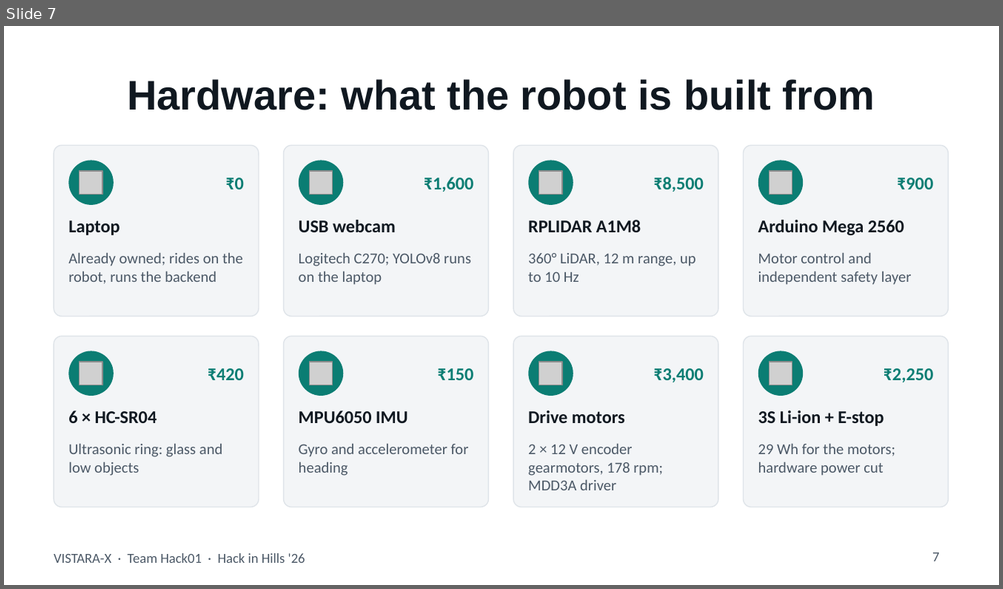
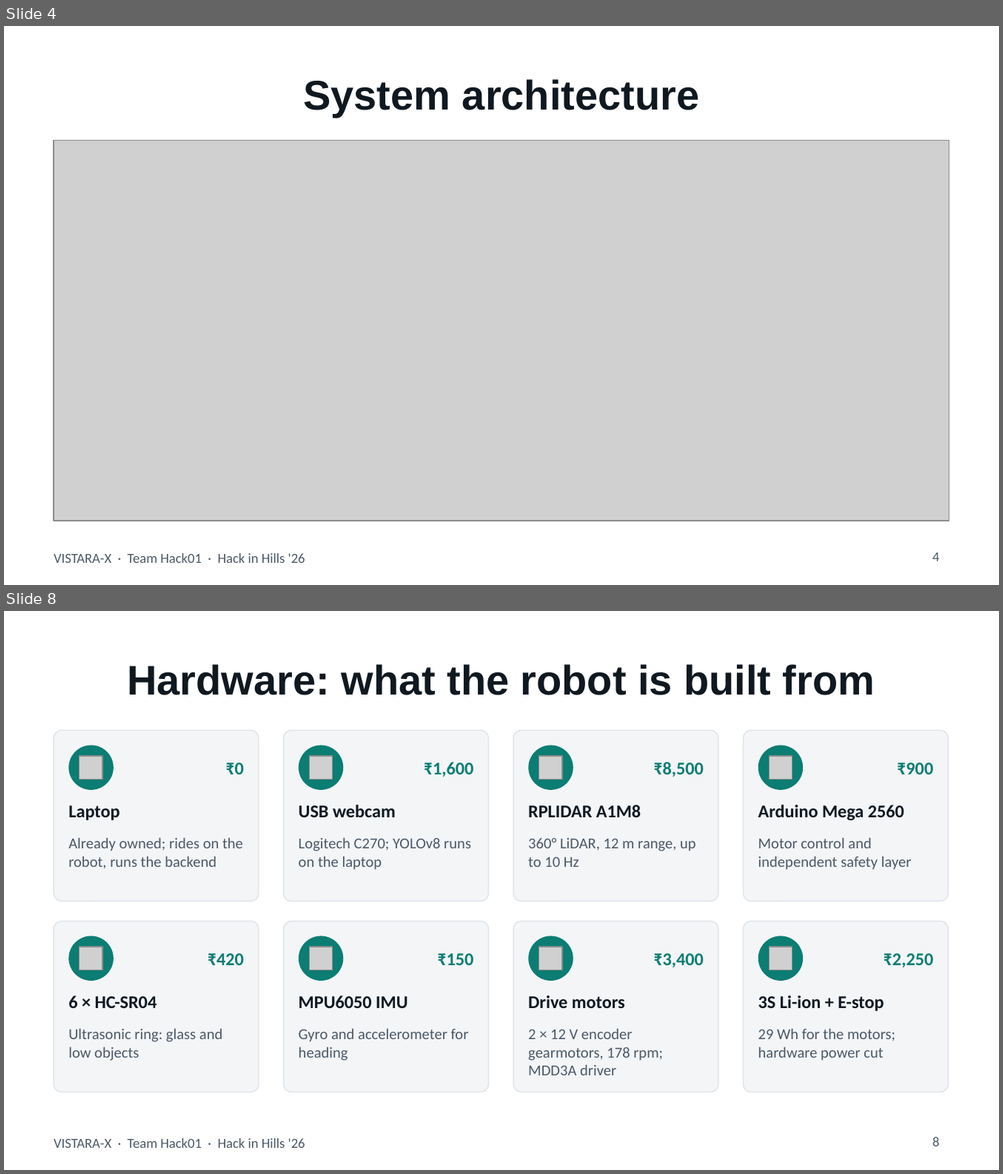
Before and after one commit to RiteshKumar2e/VISTARA-X, a slide deck: presentation/VISTARA-X_Hack01.pptx. Shown one above the other, each under a label of ours: slide 7 before the commit, slides 4 and 8 after it; the slides between them are not shown. The pictures are 1003x589 and 1003x1174 pixels, drawn with LibreOffice and Linux fonts; fonts in the diff are those of the drawing; grey boxes stand for pictures. Boxes give left, top, right and bottom in pixels: in the first picture for what was removed or moved away, otherwise in the second. Text is boxed around its words. In the diff, an @@ line names an element or a change of style, - is before the commit and + after.

Commit message:
Add system architecture diagram in SVG format.

```diff
--- a/presentation/VISTARA-X_Hack01.pptx
+++ b/presentation/VISTARA-X_Hack01.pptx
@@ slide 4 added at bbox=[4, 26, 999, 585], background #FFFFFF; not listed: 1 template element that a slide beside it also shows @@
@@ title added at bbox=[303, 79, 699, 116], 30 pt, text #101820, bold @@
+System architecture
@@ picture added at bbox=[54, 141, 949, 521] @@
@@ page number added at bbox=[932, 553, 939, 562], 10 pt, text #4B5866 @@
+4
@@ what was slide 7 is now slide 8 @@
@@ page number at bbox=[932, 1137, 939, 1147]: text changed @@
-7
+8
```
Also in this commit, not shown: 3 slides changed, 4 other slides added, 7 slides removed, 10 other files.
